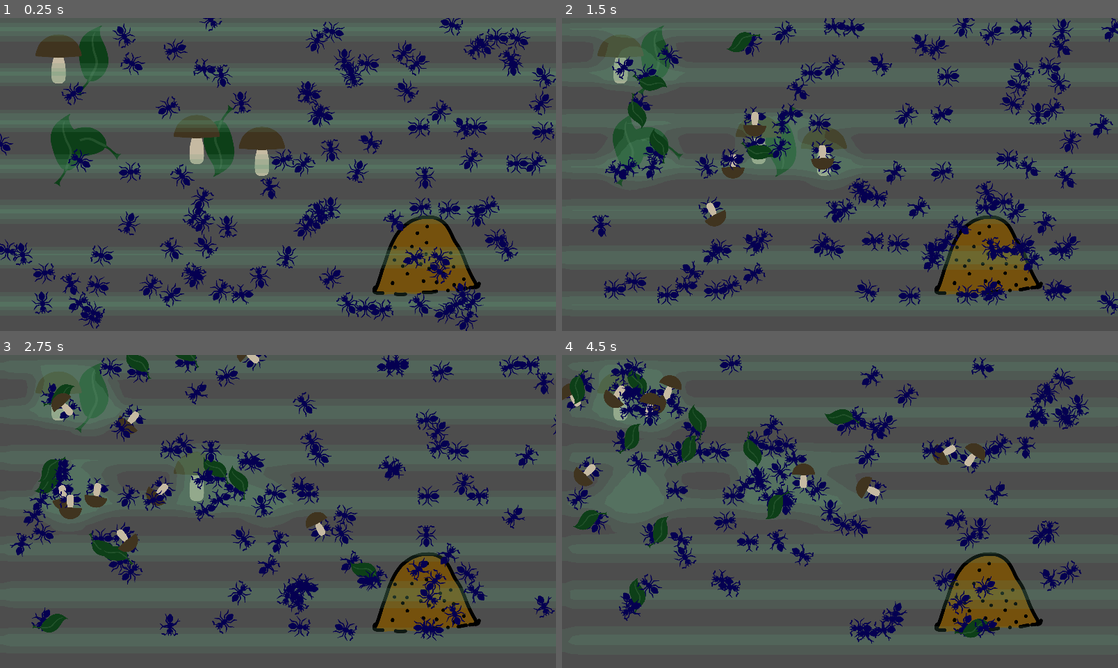
Above: before the commit, frames 1-4 (two rows, left to right).
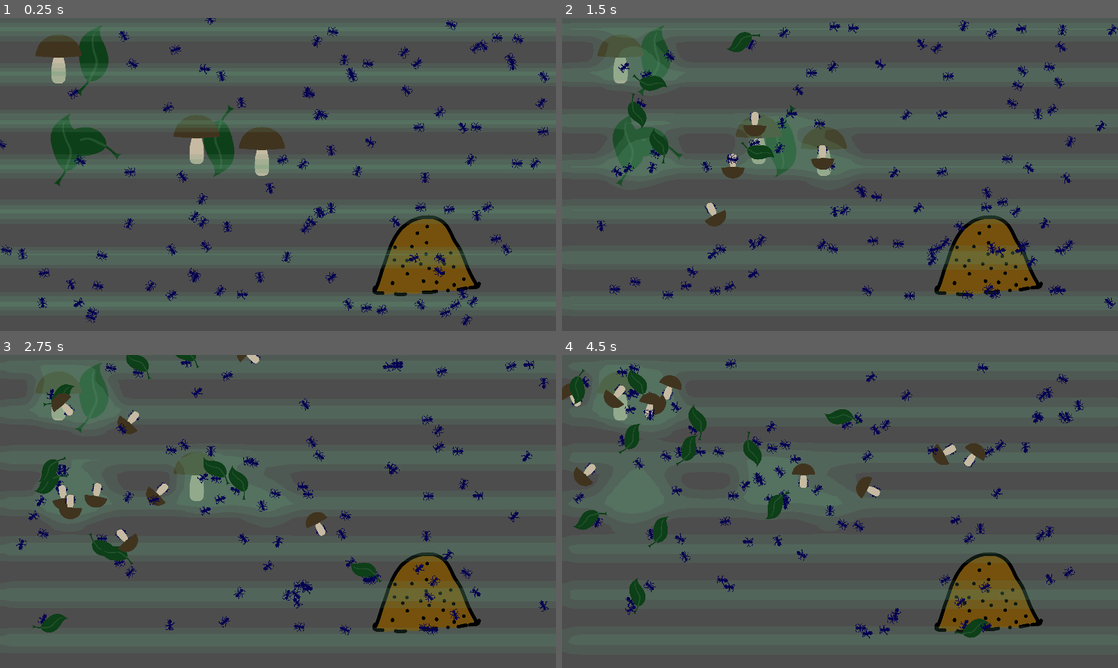
Above: after the commit, the same moments.

Repository: allemansratten/AntColonyTycoonDeluxe
Game: Godot game, scene res://game.tscn
Same seed, same stepped clock (60 frames per second), same inputs: the game is played once before the commit and once after it.
Inputs (mouse positions are in pixels of both pictures, inside the frame that each line leads up to):
- Up to frame 1 (0.25 s): no input
- Up to frame 2 (1.5 s): move the mouse to (962, 158) at 0.52 s; click (962, 158) at 0.67 s; move the mouse to (728, 190) at 1.27 s; click (728, 190) at 1.42 s
- Up to frame 3 (2.75 s): move the mouse to (333, 442) at 2.02 s; click (333, 442) at 2.17 s
- Up to frame 4 (4.5 s): move the mouse to (812, 574) at 2.77 s; click (812, 574) at 2.92 s; move the mouse to (1006, 558) at 3.52 s; click (1006, 558) at 3.67 s; move the mouse to (673, 464) at 4.27 s; click (673, 464) at 4.42 s

The runs differ from the first frame. In frame 1, 8.5% of the frame differs, in the area x 0-100%, y 0-100%; in frame 2, 8.2%; in frame 3, 7.3%; in frame 4, 7.3%.

Commit message:
ant size

Diff:
--- a/ant.tscn
+++ b/ant.tscn
@@ -29,7 +29,6 @@
 radius = 3.16228
 
 [node name="Ant" type="CharacterBody2D"]
-position = Vector2(0, 2)
 collision_mask = 6
 motion_mode = 1
 script = ExtResource("1_jww2m")
@@ -37,6 +36,7 @@
 
 [node name="AnimatedSprite2D" type="AnimatedSprite2D" parent="."]
 rotation = 1.5708
+scale = Vector2(0.5, 0.5)
 sprite_frames = SubResource("SpriteFrames_xw4ci")
 animation = &"harvester"
 
